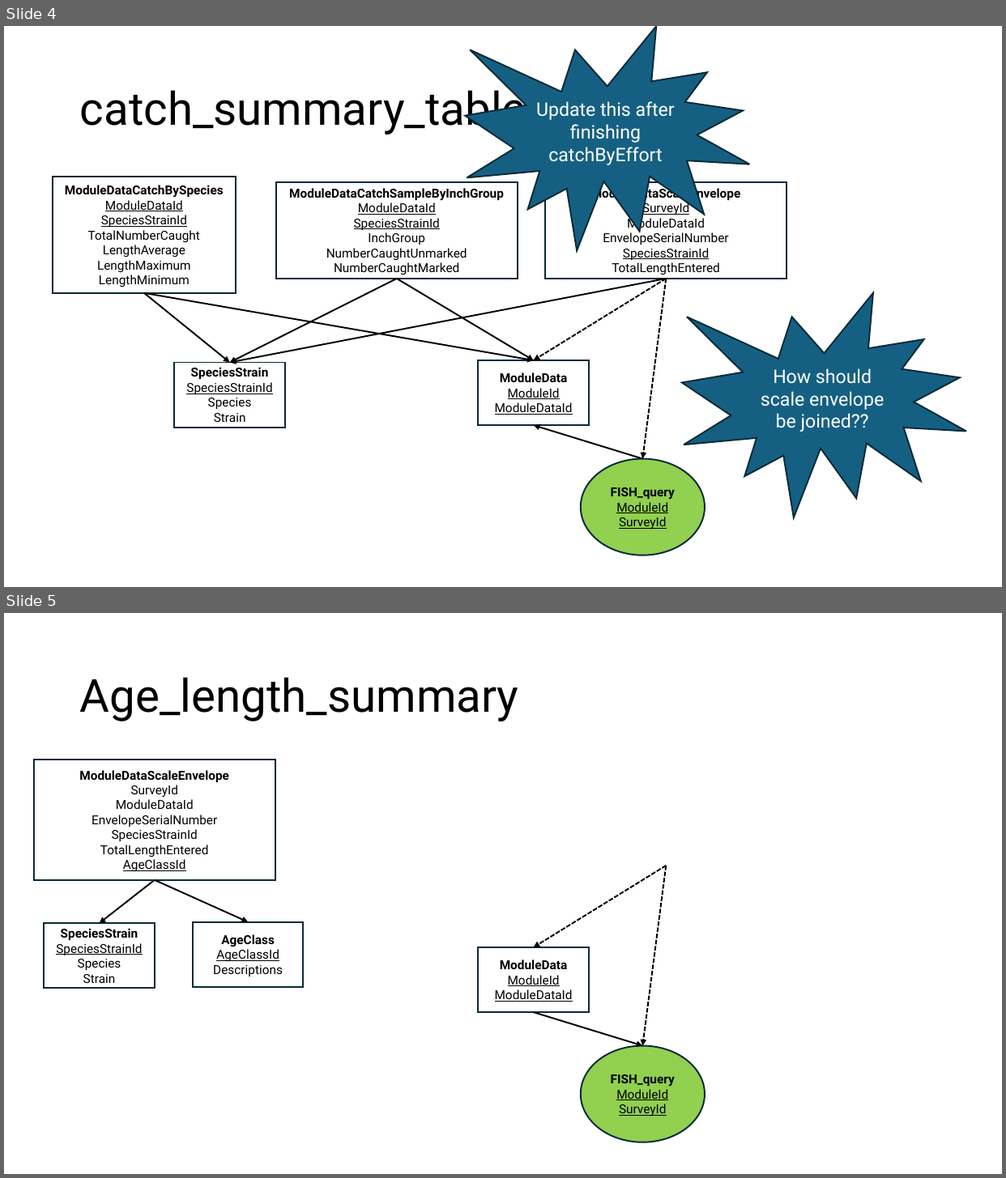
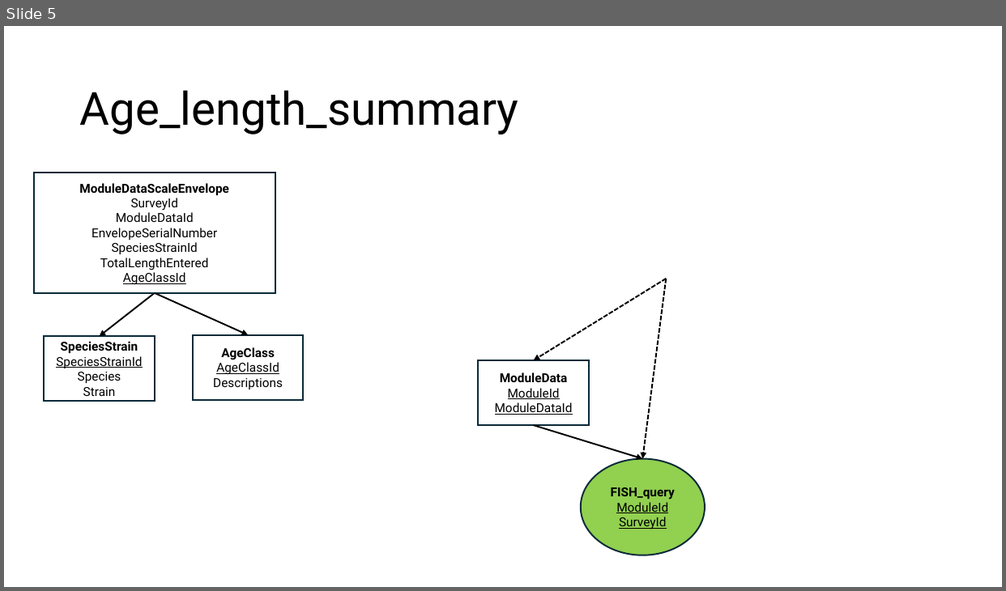
Before and after one commit to DNRFISH/MFA, a slide deck: dev/MFA_table_joins.pptx. Shown one above the other, each under a label of ours: slides 4 and 5 before the commit, slide 5 after it. The pictures are 1006x1178 and 1006x591 pixels, drawn with LibreOffice and Linux fonts; fonts in the diff are those of the drawing. Boxes give left, top, right and bottom in pixels: in the first picture for what was removed or moved away, otherwise in the second. Text is boxed around its words. In the diff, an @@ line names an element or a change of style, - is before the commit and + after.

Commit message:
updated catchByEffort and catch_table_summary

```diff
--- a/dev/MFA_table_joins.pptx
+++ b/dev/MFA_table_joins.pptx
@@ slide 4 removed at (4,26,1002,587), background #FFFFFF @@
@@ irregular seal removed at (465,26,750,250) @@
-Update this after finishing catchByEffort
@@ title removed at (80,83,526,135) @@
-catch_summary_table
@@ rectangle removed at (53,177,236,293) @@
-ModuleDataCatchBySpecies
-ModuleDataId
-SpeciesStrainId
-TotalNumberCaught
-LengthAverage
-LengthMaximum
-LengthMinimum
@@ rectangle removed at (275,182,518,279) @@
-ModuleDataCatchSampleByInchGroup
-ModuleDataId
-SpeciesStrainId
-InchGroup
-NumberCaughtUnmarked
-NumberCaughtMarked
@@ rectangle removed at (545,182,787,279) @@
-ModuleDataScaleEnvelope
-SurveyId
-ModuleDataId
-EnvelopeSerialNumber
-SpeciesStrainId
-TotalLengthEntered
@@ arrow removed from (397, 279) to (230, 363) @@
@@ arrow removed from (666, 279) to (230, 363) @@
@@ arrow removed from (397, 279) to (533, 361) @@
@@ arrow removed from (666, 279) to (533, 361) @@
@@ arrow removed from (666, 279) to (642, 459) @@
@@ arrow removed from (144, 293) to (533, 361) @@
@@ arrow removed from (144, 293) to (230, 363) @@
@@ irregular seal removed at (682,293,967,518) @@
-How should scale envelope be joined??
@@ rectangle removed at (175,363,286,428) @@
-SpeciesStrain
-SpeciesStrainId
-Species
-Strain
@@ rectangle removed at (479,361,590,426) @@
-ModuleData
-ModuleId
-ModuleDataId
@@ arrow removed from (642, 459) to (533, 426) @@
@@ ellipse removed at (581,459,705,556) @@
-FISH_query
-ModuleId
-SurveyId
```
Also in this commit, not shown: 3 slides changed, 1 slide added.
